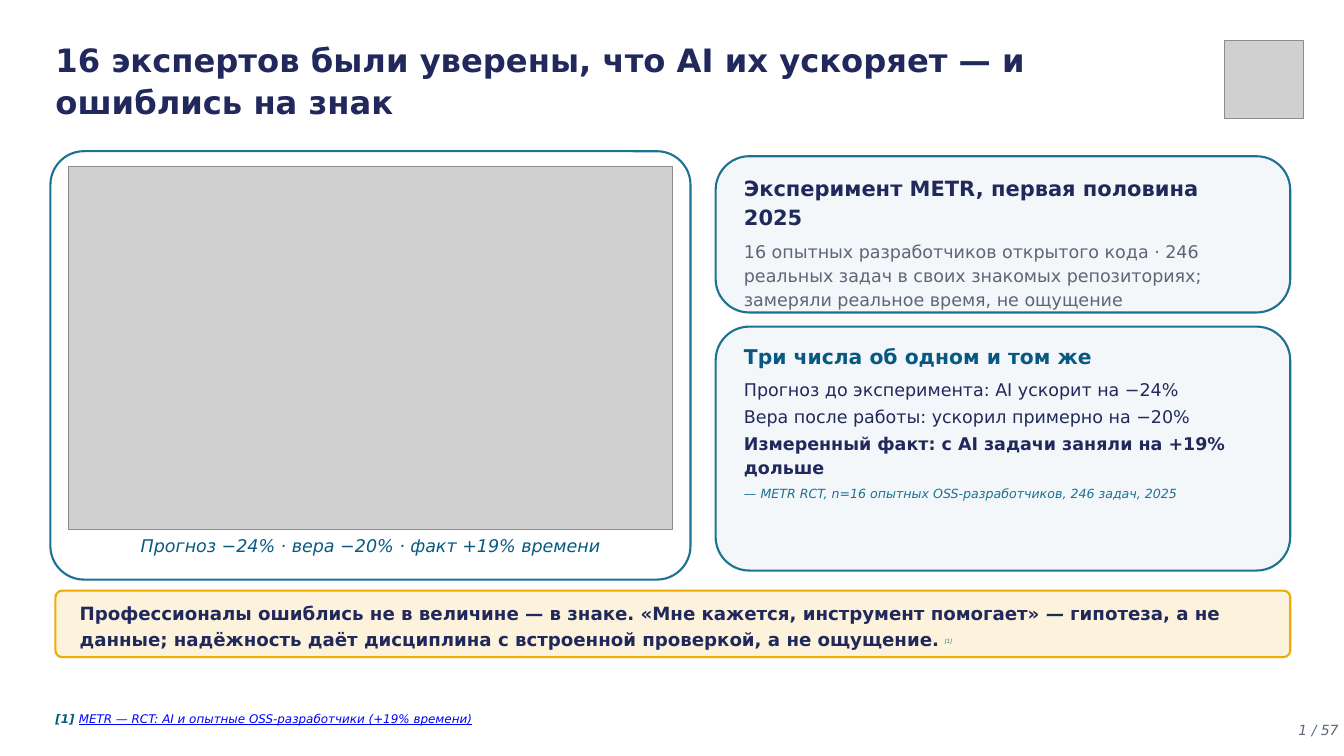
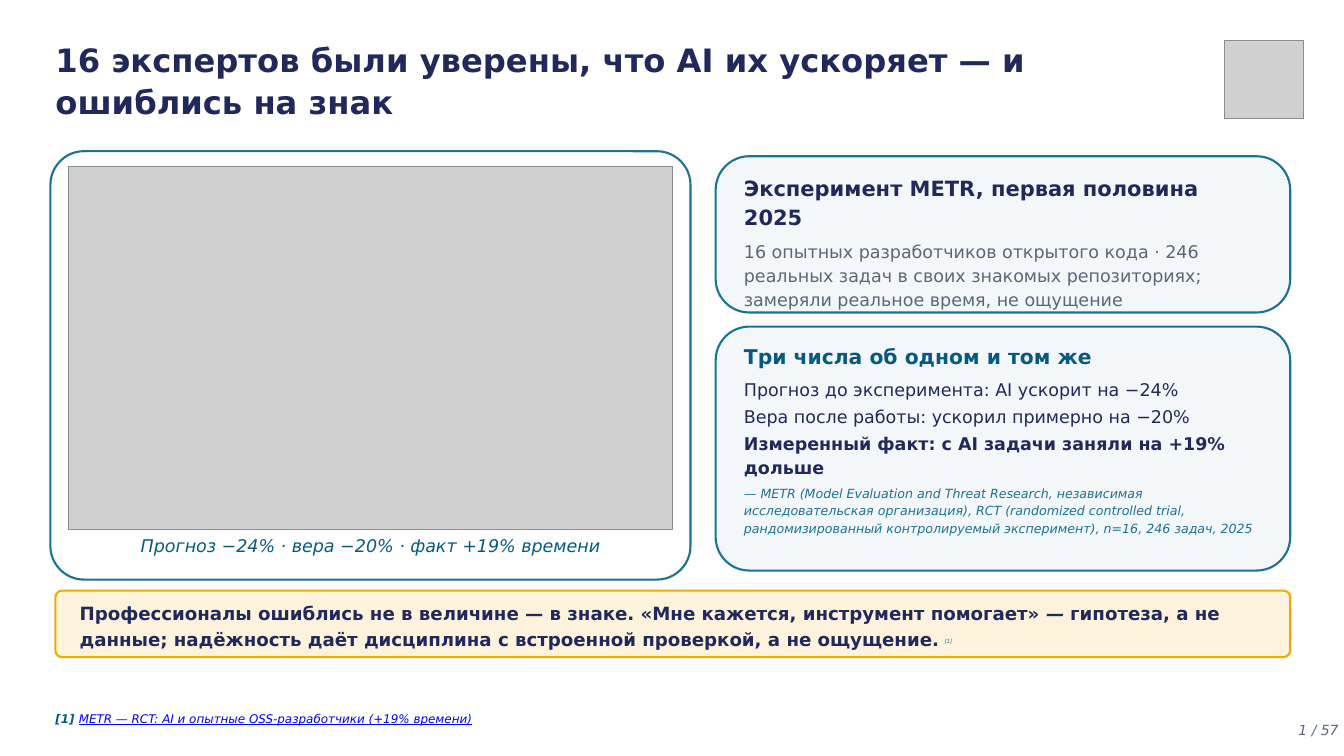
Before and after one commit to tellina-study/AI-usage-lessons, a slide deck: slide 1 of library/lectures/lec-04/rendered/lec-04.pptx. Drawn at 1344x756 pixels with LibreOffice and Linux fonts; fonts in the diff are those of the drawing; grey boxes stand for pictures. Boxes give left, top, right and bottom in pixels: in the first picture for what was removed or moved away, otherwise in the second. Text is boxed around its words. In the diff, an @@ line names an element or a change of style, - is before the commit and + after.

```diff
--- a/library/lectures/lec-04/rendered/lec-04.pptx
+++ b/library/lectures/lec-04/rendered/lec-04.pptx
@@ text at box(744, 488, 1253, 536): text changed @@
-— METR RCT, n=16 опытных OSS-разработчиков, 246 задач, 2025
+— METR (Model Evaluation and Threat Research, независимая исследовательская организация), RCT (randomized controlled trial, рандомизированный контролируемый эксперимент), n=16, 246 задач, 2025
```
Also in this commit, not shown: 15 other slides changed, 59 other files.
